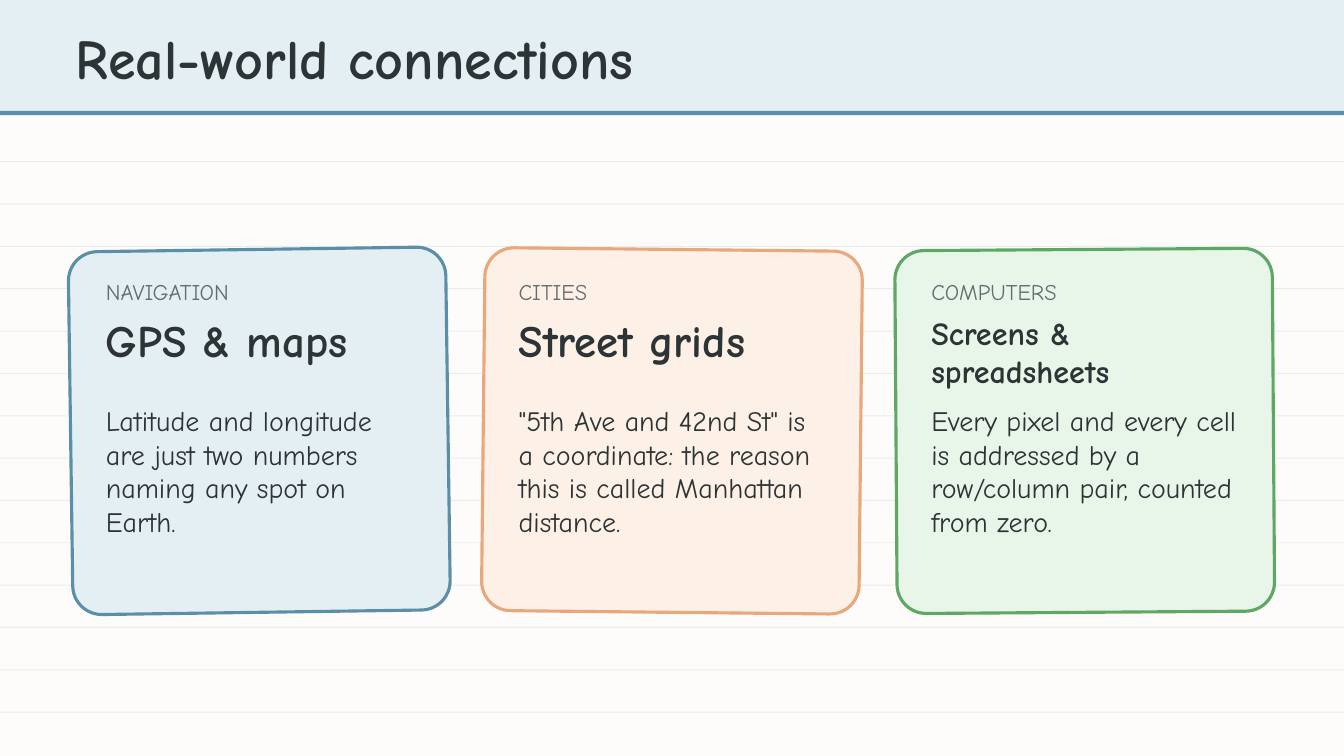
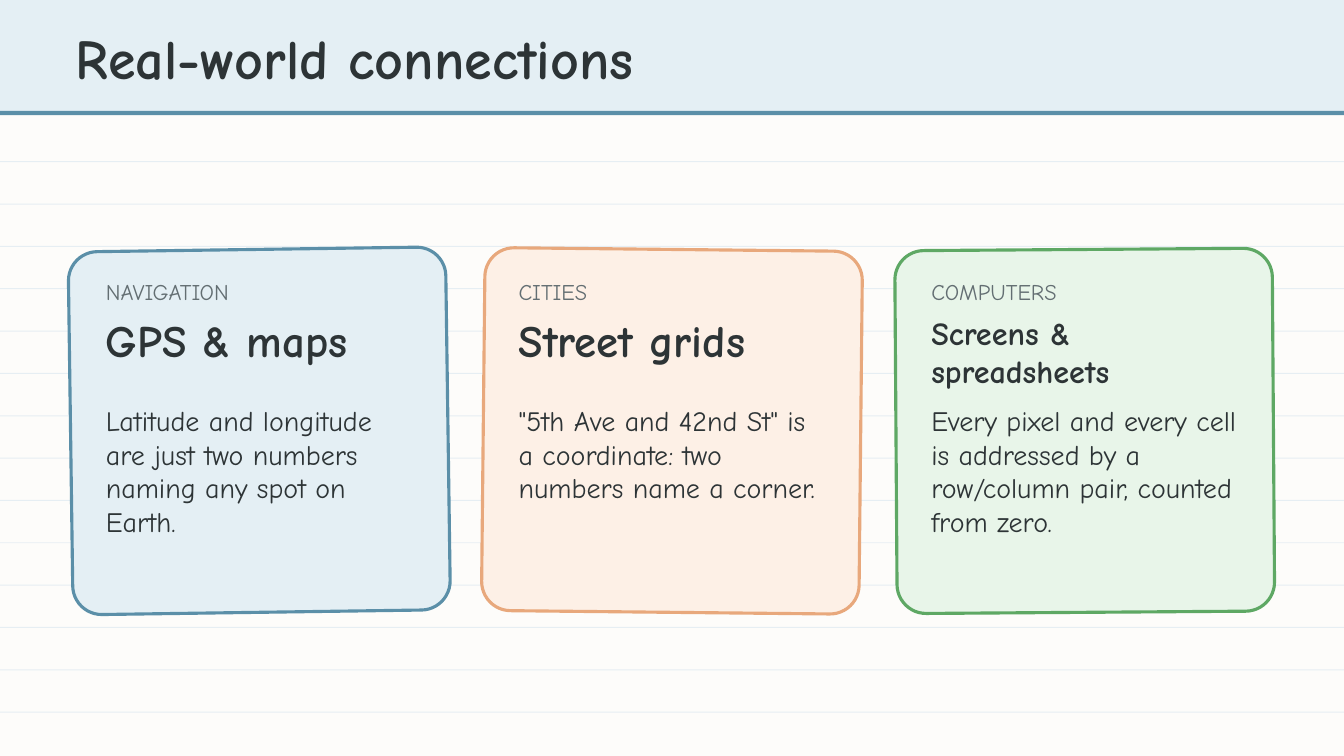
Before and after one commit to bradamiller/LearningPython, a slide deck: slide 9 of static/slides/module-04-manhattan/module-4-lesson-01-coordinates.pptx (slide 12 before the commit). Drawn at 1344x756 pixels with LibreOffice and Linux fonts; fonts in the diff are those of the drawing. Boxes give left, top, right and bottom in pixels: in the first picture for what was removed or moved away, otherwise in the second. Text is boxed around its words. In the diff, an @@ line names an element or a change of style, - is before the commit and + after.

```diff
--- a/static/slides/module-04-manhattan/module-4-lesson-01-coordinates.pptx
+++ b/static/slides/module-04-manhattan/module-4-lesson-01-coordinates.pptx
@@ text at (519,412,815,499): text changed @@
-"5th Ave and 42nd St" is a coordinate: the reason this is called Manhattan distance.
+"5th Ave and 42nd St" is a coordinate: two numbers name a corner.
```
Also in this commit, not shown: 3 other slides changed, 3 slides removed, 19 other files.
